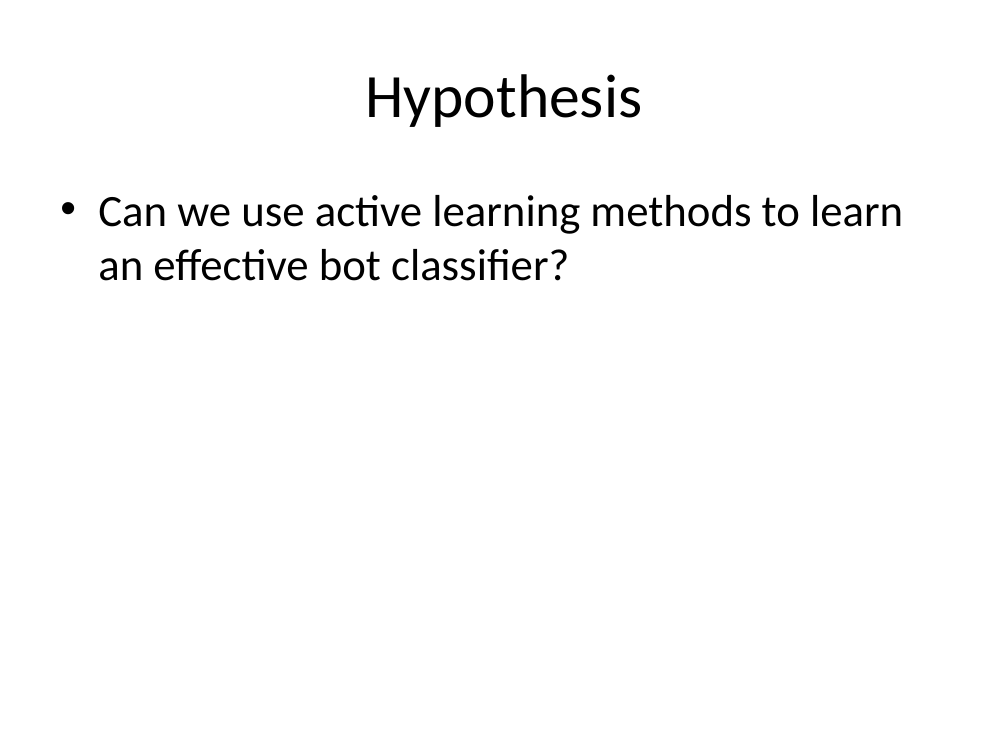
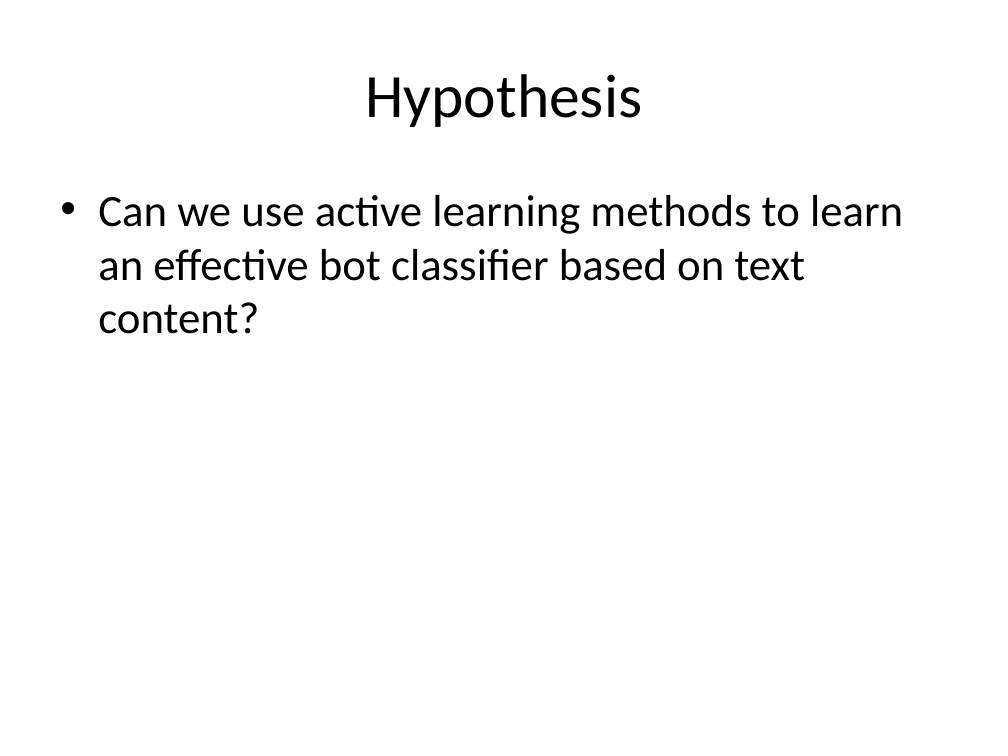
Before and after one commit to mramire8/osna, a slide deck: slide 3 of presentations/project.pptx (slide 5 before the commit). Drawn at 1008x756 pixels with LibreOffice and Linux fonts; fonts in the diff are those of the drawing. Boxes give left, top, right and bottom in pixels: in the first picture for what was removed or moved away, otherwise in the second. Text is boxed around its words. In the diff, an @@ line names an element or a change of style, - is before the commit and + after.

```diff
--- a/presentations/project.pptx
+++ b/presentations/project.pptx
@@ text at bbox=[98, 195, 903, 334]: text changed @@
-• Can we use active learning methods to learn an effective bot classifier?
+• Can we use active learning methods to learn an effective bot classifier based on text content?
```
Also in this commit, not shown: 3 other slides changed, 3 slides added, 1 slide removed, 3 other files.
